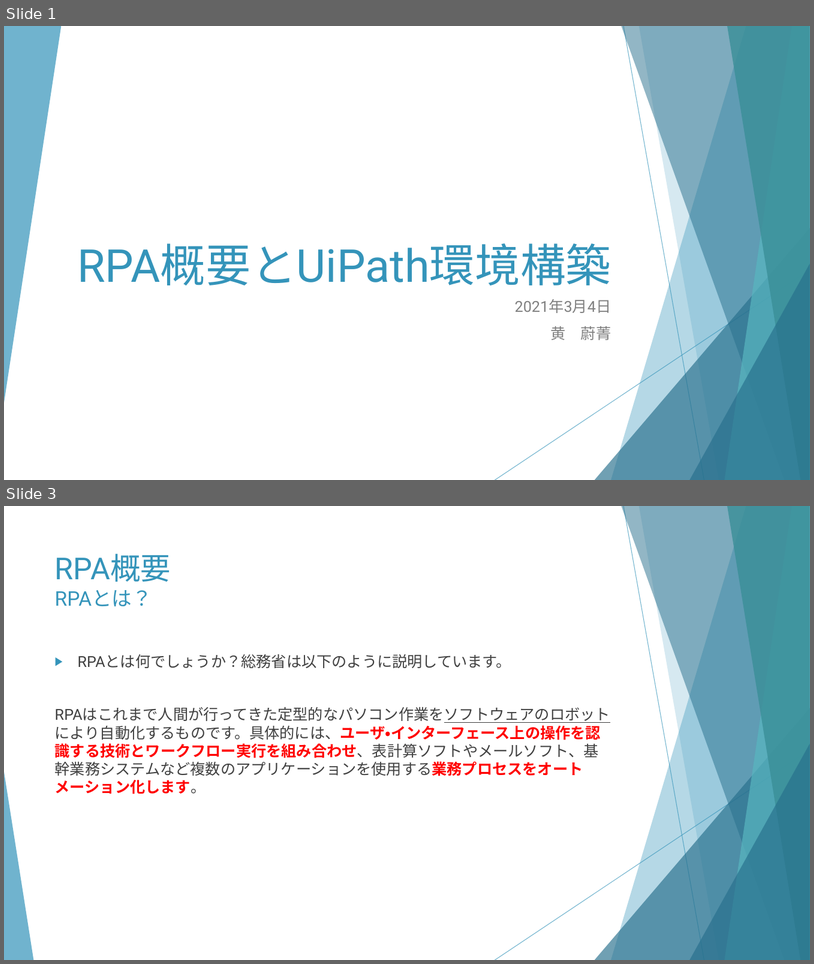
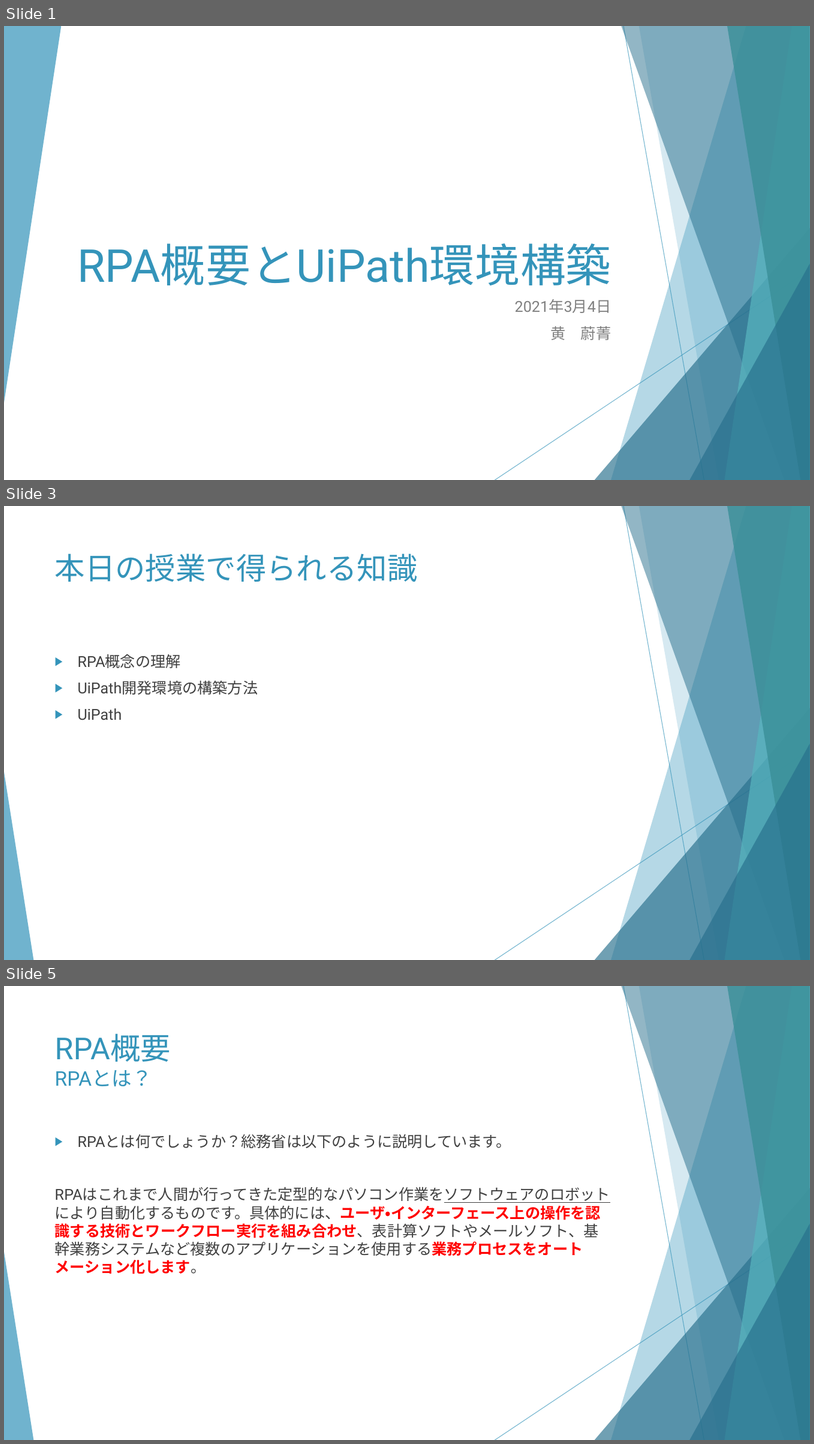
Before and after one commit to huangweijing/rpastudy, a slide deck: 020_RPA技術実施/20210218_RPA概要とUiPath環境構築/20210218_RPA概要とUiPath環境構築.pptx. Shown one above the other, each under a label of ours: slides 1 and 3 before the commit, slides 1, 3 and 5 after it; the slides between them are not shown. The pictures are 814x964 and 814x1444 pixels, drawn with LibreOffice and Linux fonts; fonts in the diff are those of the drawing. Boxes give left, top, right and bottom in pixels: in the first picture for what was removed or moved away, otherwise in the second. Text is boxed around its words. In the diff, an @@ line names an element or a change of style, - is before the commit and + after.

```diff
--- a/020_RPA技術実施/20210218_RPA概要とUiPath環境構築/20210218_RPA概要とUiPath環境構築.pptx
+++ b/020_RPA技術実施/20210218_RPA概要とUiPath環境構築/20210218_RPA概要とUiPath環境構築.pptx
@@ slide 3 added at (x1=4, y1=506, x2=810, y2=960), background #FFFFFF; not listed: 10 template elements that a slide beside it also shows @@
@@ title added at (x1=55, y1=553, x2=418, y2=582), 36 pt, text #3494BA @@
+本日の授業で得られる知識
@@ text added at (x1=78, y1=654, x2=258, y2=720), 18 pt, text #404040 @@
+▶ RPA概念の理解
+▶ UiPath開発環境の構築方法
+▶ UiPath
@@ what was slide 3 is now slide 5 @@
```
Also in this commit, not shown: 5 slides changed, 3 other slides added, 1 slide removed, 2 other files.
